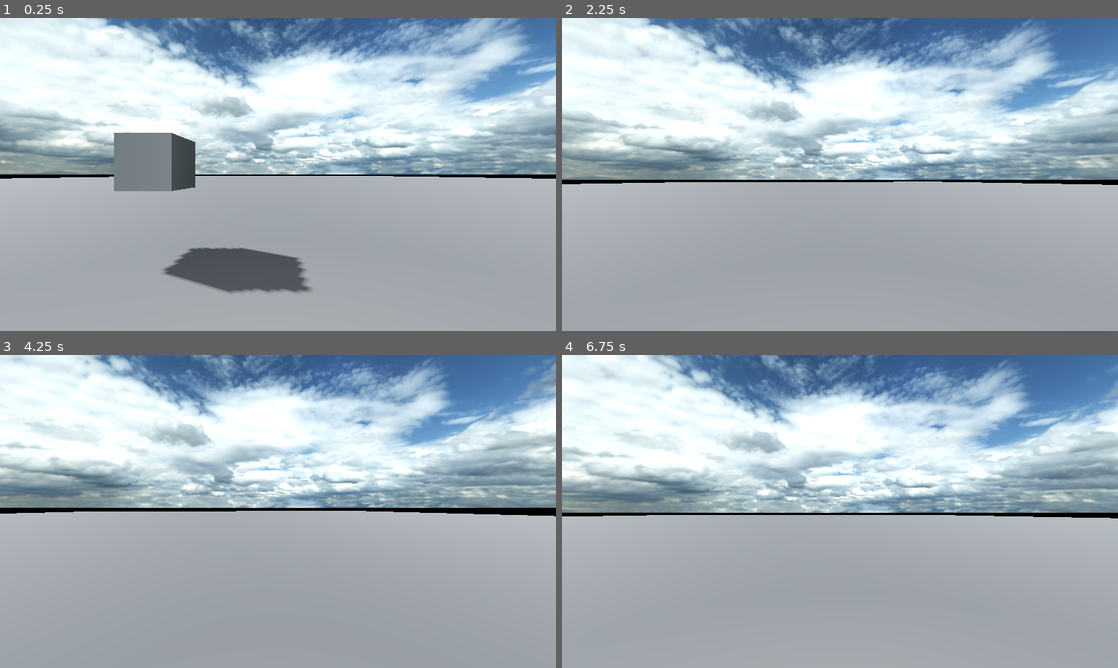
Above: before the commit, frames 1-4 (two rows, left to right).
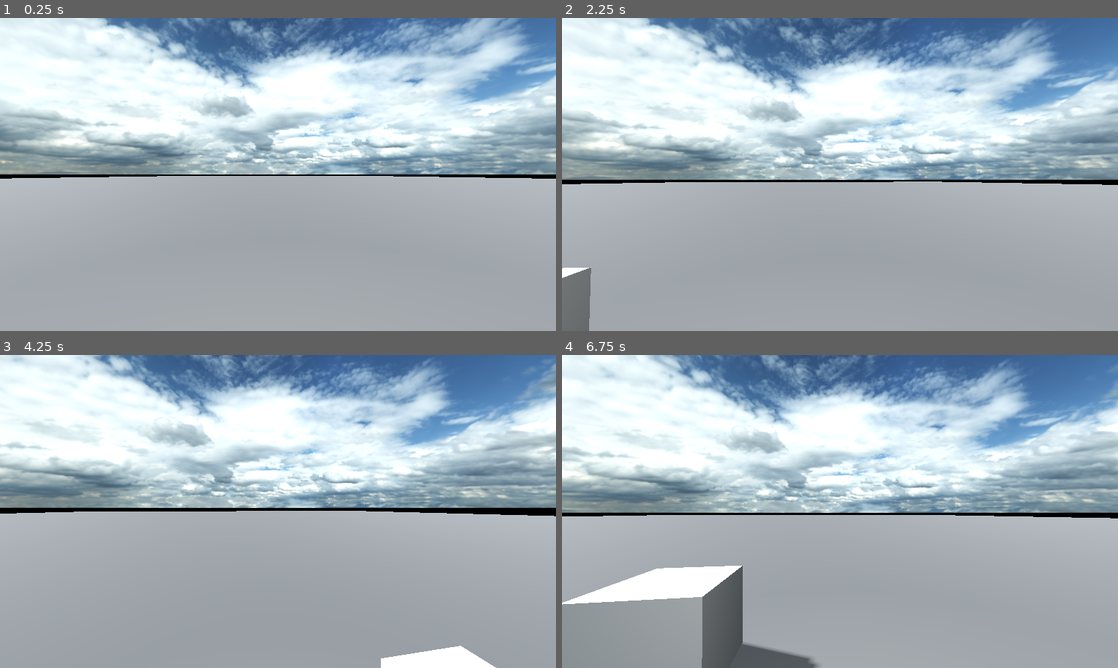
Above: after the commit, the same moments.

Repository: HuskyGameDev/2025f-team3
Game: Godot game, scene res://assets/scenes/test_scene.tscn
Two runs of this game, one before a commit and one after it. Both use one fixed random seed, a clock stepped at 60 frames per second and the inputs below.
Inputs (mouse positions are in pixels of both pictures, inside the frame that each line leads up to):
- Up to frame 1 (0.25 s): no input
- Up to frame 2 (2.25 s): tap Enter (ui_accept) at 0.5, 0.6, 0.77, 1.07, 1.35, 1.52, 1.82, 2, 2.1 s; move the mouse to (867, 174) at 0.52 s; hold W (ui_up) from 0.53 s (still down); move the mouse to (812, 174) at 1.27 s; move the mouse to (851, 168) at 2.02 s
- Up to frame 3 (4.25 s): keep holding W (ui_up); tap Enter (ui_accept) at 2.75, 2.85, 3.02, 3.32, 3.6, 3.77, 4.07 s; move the mouse to (272, 517) at 2.77 s; move the mouse to (316, 514) at 3.52 s
- Up to frame 4 (6.75 s): move the mouse to (795, 508) at 4.27 s; tap Enter (ui_accept) at 4.35, 4.52, 4.82, 5, 5.1, 5.75, 5.85, 6.02, 6.32, 6.6 s; move the mouse to (845, 511) at 5.02 s; move the mouse to (817, 505) at 5.77 s; release W (ui_up) at 5.78 s; hold D (ui_right) 5.78-6.53 s; move the mouse to (867, 511) at 6.52 s; hold W (ui_up) from 6.53 s (still down)

The runs differ from the first frame. In frame 1, 4.9% of the frame differs, in the area x 20-56%, y 36-88%; in frame 2, 1.0%; in frame 3, 1.0%; in frame 4, 4.8%.

Commit message:
Tower grid system

Diff:
--- a/crosscut/assets/scenes/test_scene.tscn
+++ b/crosscut/assets/scenes/test_scene.tscn
@@ -1,7 +1,8 @@
-[gd_scene load_steps=11 format=3 uid="uid://ccy5pg6ws1kk4"]
+[gd_scene load_steps=12 format=3 uid="uid://ccy5pg6ws1kk4"]
 
 [ext_resource type="PackedScene" uid="uid://x18icxf4xg6e" path="res://assets/scenes/first_person_player.tscn" id="1_41fjk"]
 [ext_resource type="Texture2D" uid="uid://cqedqgd8kybb0" path="res://assets/sky/DaySkyHDRI051B_2K-HDR.exr" id="1_376kr"]
+[ext_resource type="Script" uid="uid://by0kcrtjmydqp" path="res://assets/scripts/tower_grid.gd" id="3_vio1o"]
 
 [sub_resource type="PanoramaSkyMaterial" id="PanoramaSkyMaterial_vio1o"]
 panorama = ExtResource("1_376kr")
@@ -61,6 +62,11 @@
 
 [node name="Camera3D" type="Camera3D" parent="CharacterBody3D"]
 transform = Transform3D(1, 0, 0, 0, 1, 0, 0, 0, 1, 0, 1.45076, 0)
-near = 0.587
 
 [node name="OmniLight3D" type="OmniLight3D" parent="CharacterBody3D/Camera3D"]
+
+[node name="GridMap" type="GridMap" parent="."]
+unique_name_in_owner = true
+cell_size = Vector3(5, 5, 5)
+script = ExtResource("3_vio1o")
+metadata/_editor_floor_ = Vector3(0, 4, 0)
--- a/crosscut/assets/scripts/first_person_player.gd
+++ b/crosscut/assets/scripts/first_person_player.gd
@@ -1,11 +1,14 @@
 extends CharacterBody3D
 
+
+@onready var grid_map = %GridMap
+@onready var rigid_body_3d: RigidBody3D = $"../RigidBody3D"
 
 # Movement variables
 var speed = 0
 const MAX_SPEED = 5.0
 const ACCELERATION = 0.3
-const DECELLERATION = 0.65
+const DECELLERATION = 0.65 # Applied when no keys are pressed and on ground
 
 const JUMP_VELOCITY = 4.5
 
@@ -22,6 +25,9 @@
 		$Camera3D.rotation.x = clampf($Camera3D.rotation.x, -deg_to_rad(70), deg_to_rad(70))
 
 func _physics_process(delta: float) -> void:
+	print(grid_map.get_closest_position_on_grid(Vector2(position.x, position.z)))
+	print(position)
+	grid_map.add_tower(rigid_body_3d, Vector2(position.x, position.z))
 	# Add the gravity.
 	if not is_on_floor():
 		velocity += get_gravity() * delta
@@ -29,6 +35,7 @@
 	# Handle jump.
 	if Input.is_action_just_pressed("ui_accept") and is_on_floor():
 		velocity.y = JUMP_VELOCITY
+		grid_map.add_tower(rigid_body_3d, Vector2(position.x, position.z))
 
 	# Get the input direction and handle the movement/deceleration.
 	# As good practice, you should replace UI actions with custom gameplay actions.
--- /dev/null
+++ b/crosscut/assets/scripts/tower_grid.gd
@@ -0,0 +1,29 @@
+extends GridMap
+
+# The center of the grid is wherever the grid is place
+# The bounds of the grid are controlled by the raycast children
+
+# Map from vector2 to tower node
+var towers = {}
+
+# Adds a tower on the closest spot in the grid
+func add_tower(tower: Node3D, position: Vector2):
+	var closest_pos = get_closest_position_on_grid(position)
+	tower.position = Vector3(closest_pos.x, tower.position.y, closest_pos.y)
+	towers[position] = tower
+	return position
+
+
+func get_closest_position_on_grid(place_pos: Vector2) -> Vector2i:
+	var pos_x = place_pos.x
+	var pos_y = place_pos.y
+	var closest_pos: Vector2i = place_pos
+
+	closest_pos.x = round(pos_x/cell_size.x)*cell_size.x
+	closest_pos.y = round(pos_y/cell_size.y)*cell_size.y
+
+	print(closest_pos)
+	return closest_pos
+
+func _init() -> void:
+	get_closest_position_on_grid(Vector2(3, 2))
Not shown, added: crosscut/assets/scripts/tower_grid.gd.uid
